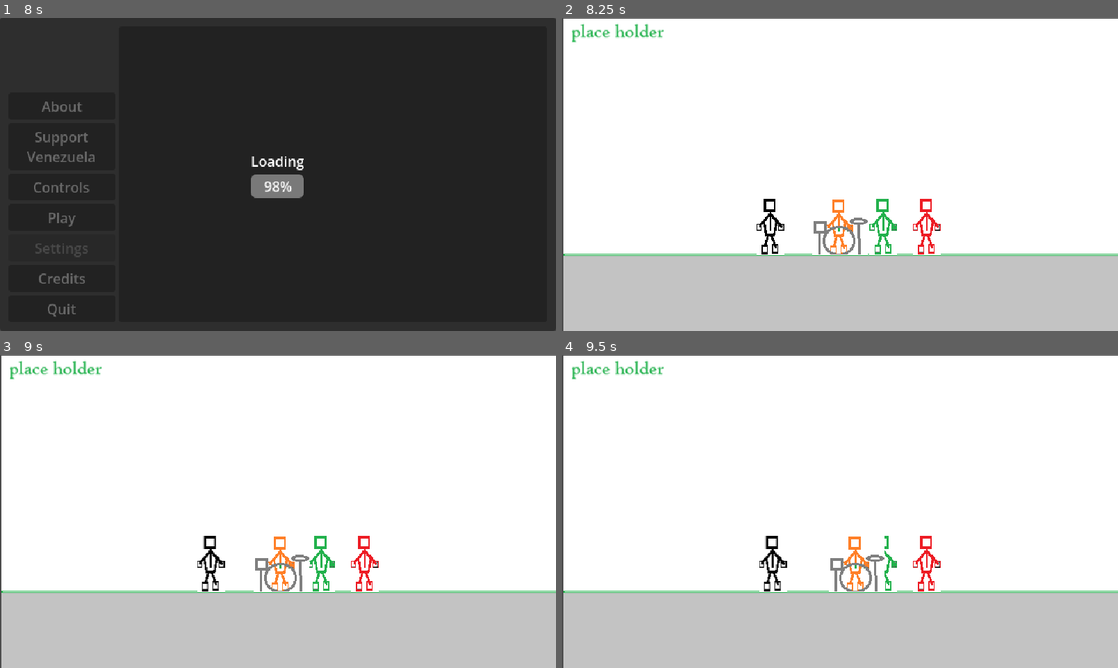
Above: before the commit, frames 1-4 (two rows, left to right).
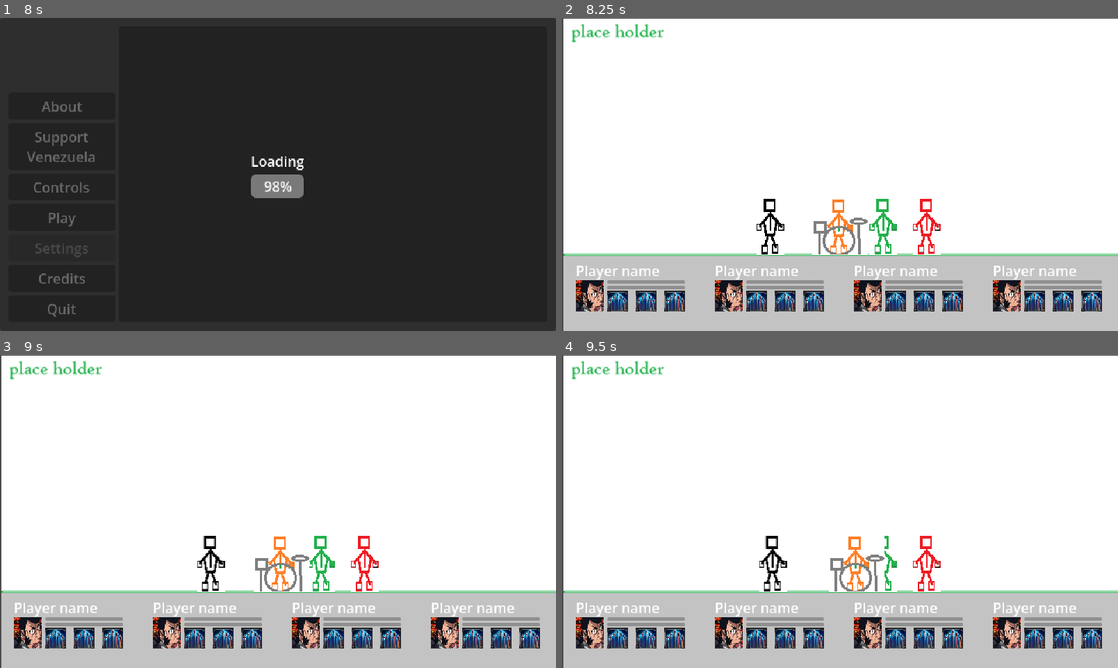
Above: after the commit, the same moments.

Repository: kevinesaa/juntos-game-jam
Game: Godot game, scene res://splash-screen/splash-screen.tscn
Two runs of this game, one before a commit and one after it. Both use one fixed random seed, a clock stepped at 60 frames per second and the inputs below.
Inputs:
- Up to frame 1 (8 s): tap Enter at 0.5, 2, 3.5 s; hold D (move_right) 0.53-1.28 s; tap E (next_character) every 1.5 s from 0.6 to 5.1 s; tap Space at 1.25, 2.75, 4.25 s; hold A (move_left) 1.28-2.03 s; tap Q (previus_character) at 1.35, 2.85, 4.35 s; hold D (move_right) 2.03-3.53 s; hold A (move_left) 3.53-5.75 s; click "Play" at 5.75 s; click "Play" at 6.5 s; click "Support Venezuela" at 7.25 s
- Up to frame 2 (8.25 s): click "About" at 8 s
- Up to frame 3 (9 s): hold D (move_right) from 8.78 s (still down); tap Q (previus_character) at 8.85 s
- Up to frame 4 (9.5 s): keep holding D (move_right)

Frame 1 is identical in both runs. In frame 2, 6.9% of the frame differs, in the area x 2-98%, y 79-94%; in frame 3, 6.9%; in frame 4, 6.9%.

Commit message:
update: movement

Diff:
--- a/level-jam/level-jam.tscn
+++ b/level-jam/level-jam.tscn
@@ -10,6 +10,7 @@
 [ext_resource type="Texture2D" uid="uid://cln65aqyty84m" path="res://art-visuals/player1.png" id="5_oestl"]
 [ext_resource type="Texture2D" uid="uid://cvahwba2xh1u" path="res://art-visuals/player3.png" id="5_qq2pt"]
 [ext_resource type="Texture2D" uid="uid://clw1kaql6m8qs" path="res://art-visuals/player4.png" id="6_oestl"]
+[ext_resource type="Script" uid="uid://077dg2mjwp8t" path="res://skills-controller/SkillController.gd" id="7_r7tiq"]
 
 [sub_resource type="RectangleShape2D" id="RectangleShape2D_nr37e"]
 size = Vector2(14, 56)
@@ -46,6 +47,7 @@
 position = Vector2(240, 240)
 script = ExtResource("4_qq2pt")
 baseSpeed = 40.0
+skills_node_paths = Array[String](["gameNode/playerController_Node/player1_Node2D/skill1_player_1"])
 
 [node name="player1_CharacterBody2D" type="CharacterBody2D" parent="gameNode/playerController_Node/player1_Node2D" unique_id=1478620453]
 
@@ -56,6 +58,9 @@
 position = Vector2(0, 4)
 shape = SubResource("RectangleShape2D_nr37e")
 
+[node name="skill1_player_1" type="Node2D" parent="gameNode/playerController_Node/player1_Node2D" unique_id=2086321377]
+script = ExtResource("7_r7tiq")
+
 [node name="player2_Node2D" type="Node2D" parent="gameNode/playerController_Node" unique_id=1958795324]
 position = Vector2(420, 240)
 script = ExtResource("4_qq2pt")
@@ -70,6 +75,9 @@
 position = Vector2(-1, 2)
 shape = SubResource("RectangleShape2D_6g1t1")
 
+[node name="skill1_plyer2_Node2D" type="Node2D" parent="gameNode/playerController_Node/player2_Node2D" unique_id=1616884184]
+script = ExtResource("7_r7tiq")
+
 [node name="player3_Node2D" type="Node2D" parent="gameNode/playerController_Node" unique_id=350844624]
 position = Vector2(370, 240)
 script = ExtResource("4_qq2pt")
@@ -84,6 +92,9 @@
 position = Vector2(0.5, 3.5)
 shape = SubResource("RectangleShape2D_sobt1")
 
+[node name="skill1_player3_Node2D" type="Node2D" parent="gameNode/playerController_Node/player3_Node2D" unique_id=1098852025]
+script = ExtResource("7_r7tiq")
+
 [node name="player4_Node2D" type="Node2D" parent="gameNode/playerController_Node" unique_id=355279349]
 position = Vector2(320, 240)
 script = ExtResource("4_qq2pt")
@@ -98,6 +109,9 @@
 position = Vector2(-1.5, 2.5)
 shape = SubResource("RectangleShape2D_viwgl")
 
+[node name="skil1_player4_Node2D" type="Node2D" parent="gameNode/playerController_Node/player4_Node2D" unique_id=1126401925]
+script = ExtResource("7_r7tiq")
+
 [node name="ground_Node2D" type="Node2D" parent="gameNode" unique_id=39951809]
 position = Vector2(320, 285)
 
@@ -108,7 +122,6 @@
 shape = SubResource("RectangleShape2D_cw4k4")
 
 [node name="CanvasLayer" type="CanvasLayer" parent="." unique_id=1630577108]
-visible = false
 
 [node name="MarginContainer" type="MarginContainer" parent="CanvasLayer" unique_id=517873449]
 anchors_preset = 15
--- a/player-controller/MyCharacterController.gd
+++ b/player-controller/MyCharacterController.gd
@@ -3,7 +3,8 @@
 
 
 @export var baseSpeed:float
-@onready var my_rigid_body_2d: RigidBody2D = $RigidBody2D
+@export var skills_node_paths:Array[String]
+
 
 var indexId:int
 var newPosition:Vector2 = Vector2.ZERO
@@ -18,3 +19,9 @@
 	self.newPosition = (deltaTime * self.baseSpeed) * moveVector
 	var position:Vector2 = self.position + self.newPosition
 	self.position = position
+
+func selectNextSkill() -> void:
+	pass
+
+func selectPreviusSkill() -> void:
+	pass
